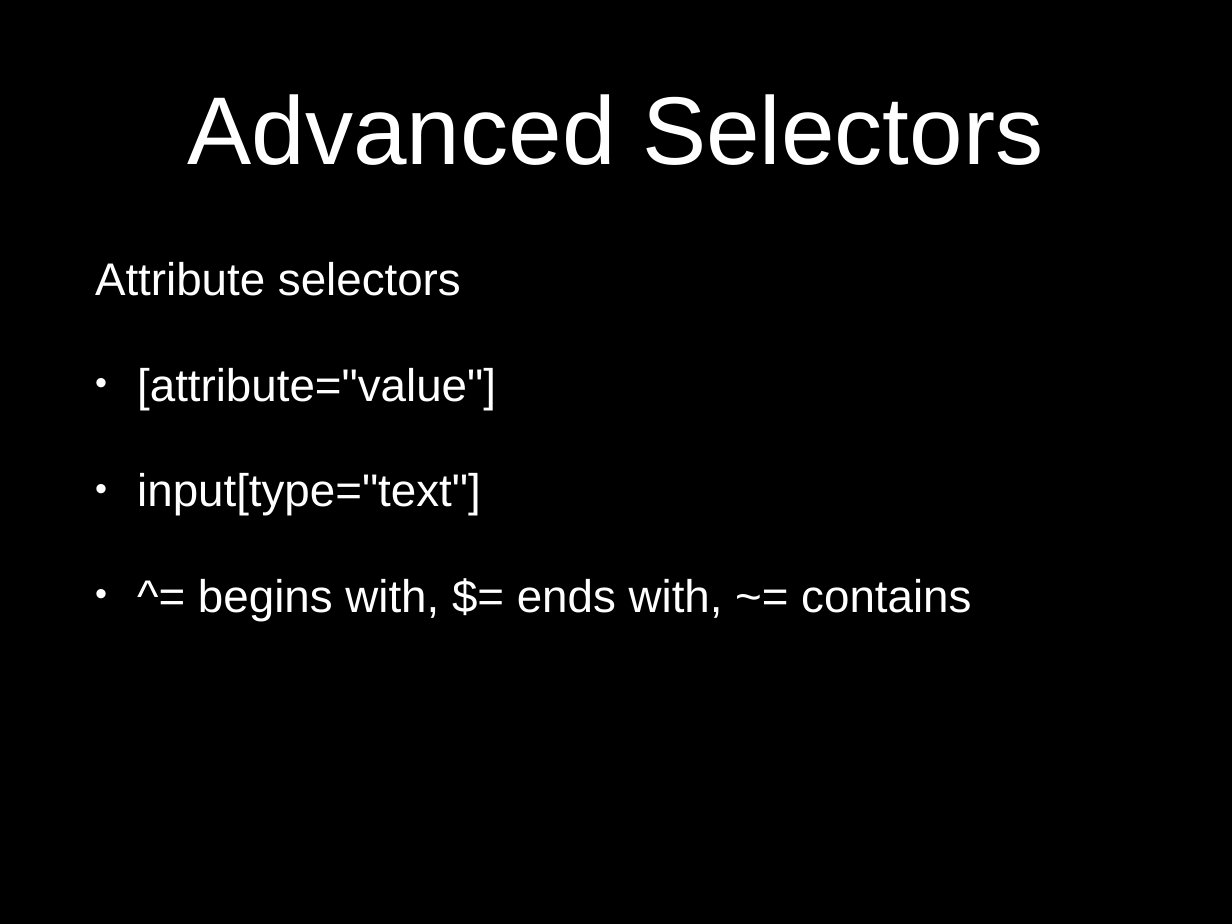
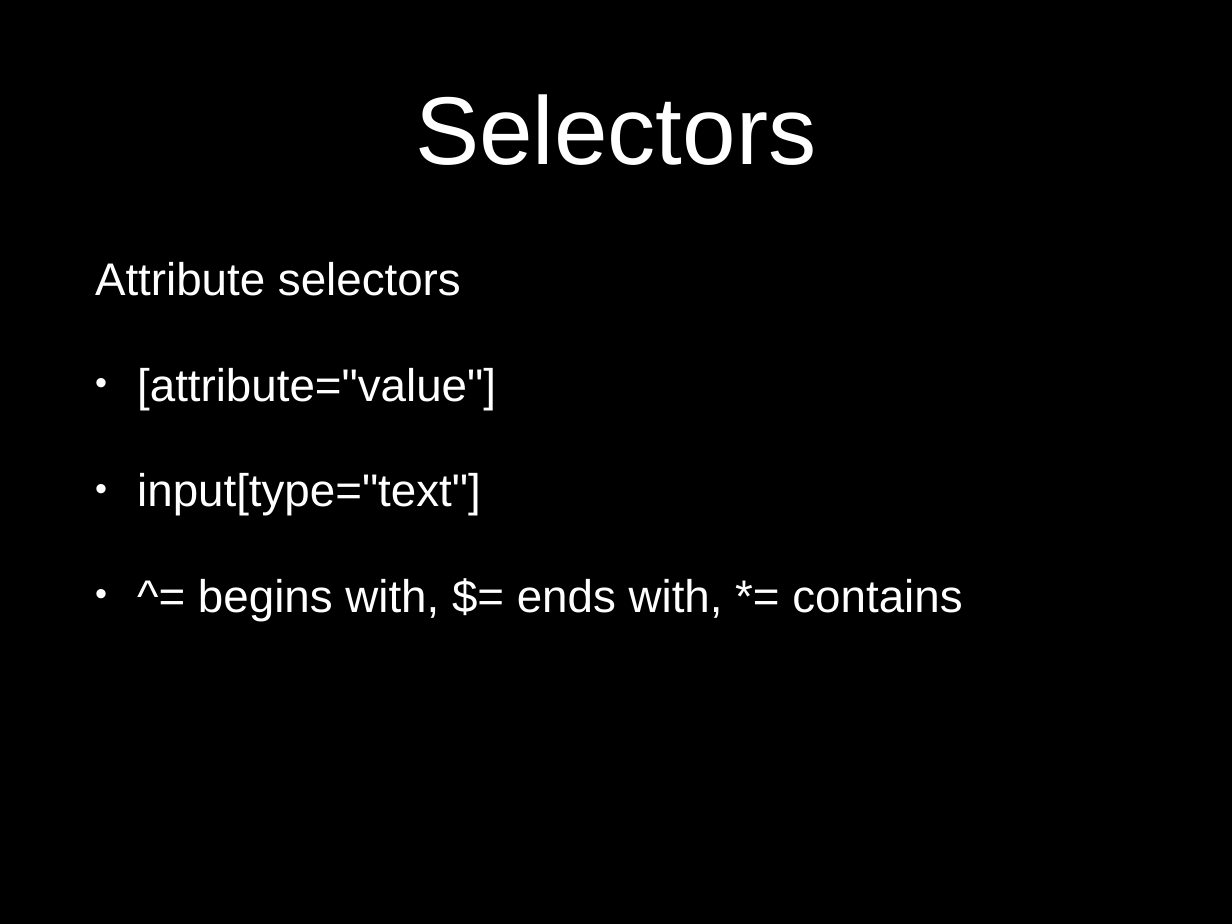
Before and after one commit to eliasjames/training-web-dev, a slide deck: slide 8 of intro-to-web-dev/slides/powerpoint/day2.pptx (slide 6 before the commit). Drawn at 1232x924 pixels with LibreOffice and Linux fonts; fonts in the diff are those of the drawing. Boxes give left, top, right and bottom in pixels: in the first picture for what was removed or moved away, otherwise in the second. Text is boxed around its words. In the diff, an @@ line names an element or a change of style, - is before the commit and + after.

```diff
--- a/intro-to-web-dev/slides/powerpoint/day2.pptx
+++ b/intro-to-web-dev/slides/powerpoint/day2.pptx
@@ title at (415,94,816,165): text changed @@
-Advanced Selectors
+Selectors
@@ text at (198,579,962,621): text changed @@
-• ^= begins with, $= ends with, ~= contains
+• ^= begins with, $= ends with, *= contains
```
Also in this commit, not shown: 15 other slides changed, 8 slides added, 4 slides removed.
